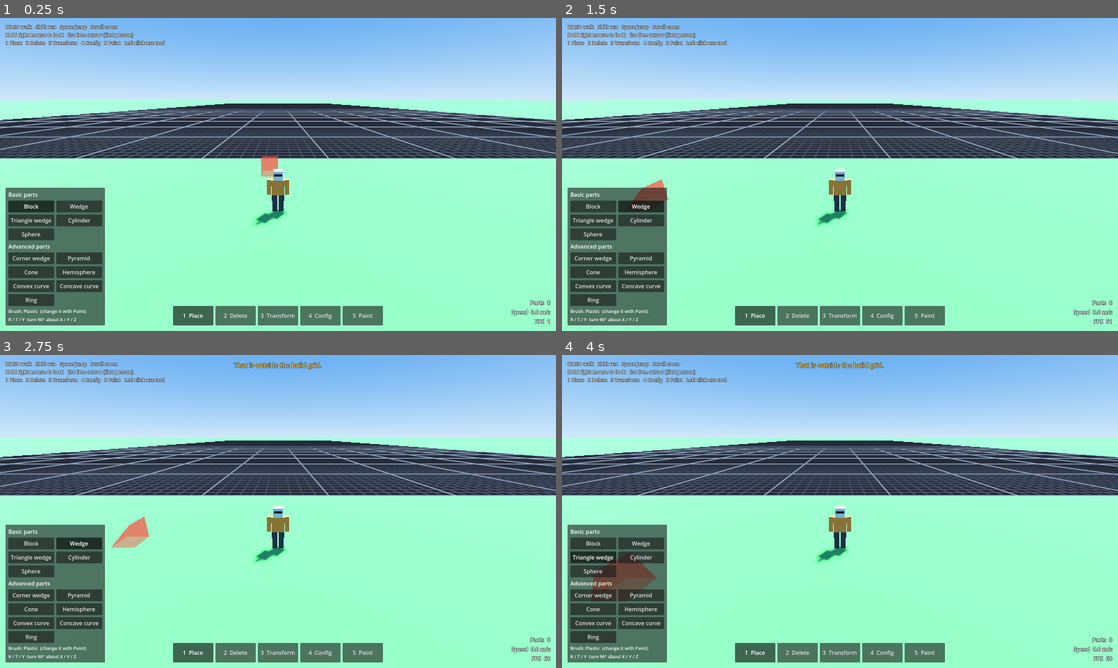
Above: before the commit, frames 1-4 (two rows, left to right).
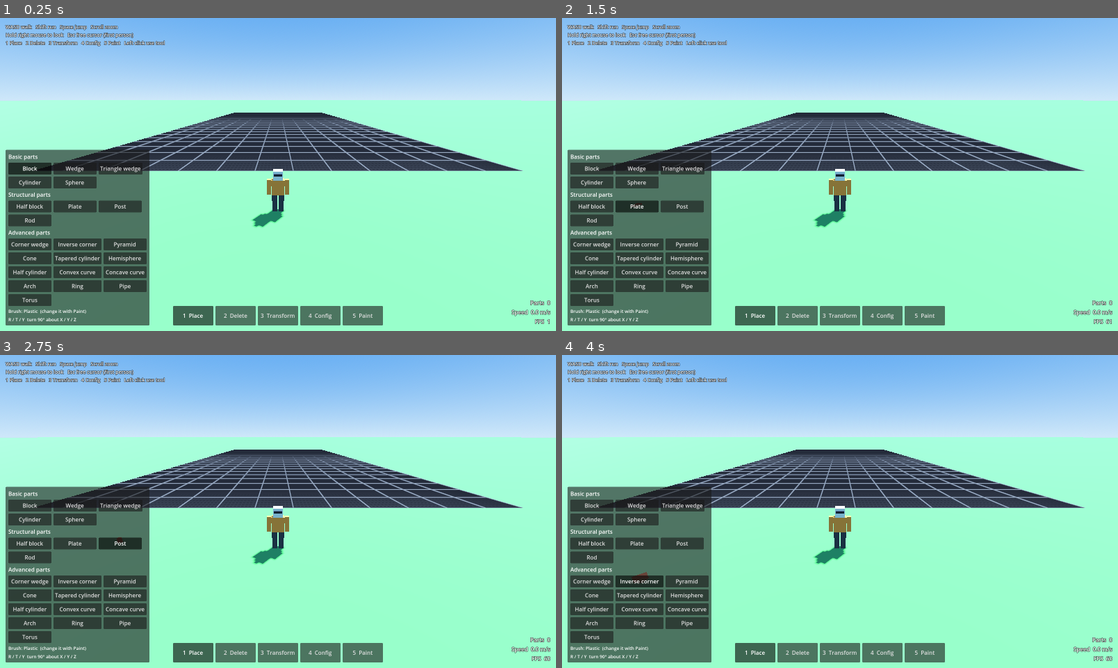
Above: after the commit, the same moments.

Repository: kinglinklink/Ideal-world
Game: Godot game, scene res://scenes/main.tscn
Same seed, same stepped clock (60 frames per second), same inputs: the game is played once before the commit and once after it.
Inputs (mouse positions are in pixels of both pictures, inside the frame that each line leads up to):
- Up to frame 1 (0.25 s): no input
- Up to frame 2 (1.5 s): click (589, 205) at 0.5 s, where only the run after the commit has a clickable "Half block"; click (639, 205) at 1.25 s, where only the run after the commit has a clickable "Plate"
- Up to frame 3 (2.75 s): click (122, 542) at 2 s, where only the run after the commit has a clickable "Post"
- Up to frame 4 (4 s): click (589, 558) at 2.75 s, where only the run after the commit has a clickable "Rod"; click (639, 580) at 3.5 s, where only the run after the commit has a clickable "Inverse corner"

The runs differ from the first frame. In frame 1, 23% of the frame differs, in the area x 0-100%, y 26-99%; in frame 2, 23%; in frame 3, 23%; in frame 4, 24%, in the area x 0-100%, y 2-99%.

Commit message:
Set the grid to 0.25 m cells; add ten shapes and sixteen materials
- CELL is now 0.25 m, so the pad is 32 x 64 m; step height, zoom, shadows
  and the center-of-mass marker follow the new scale
- New shapes: half block, plate, post, rod, inverse corner, tapered cylinder,
  half cylinder, arch, pipe, torus (22 in total, in three menu groups)
- New materials: cork, oak, nylon, acrylic, kevlar, magnesium, fiberglass,
  brick, granite, diamond, cast iron, brass, copper, silver, tungsten, gold
- Config shows sizes in blocks with meters alongside; menus use three columns

Co-Authored-By: Claude Fable 5.2 <noreply@anthropic.com>
Claude-Session: https://claude.ai/code/session_01FW2uxxz5D9zjM2SWGtZ9h4

Diff:
--- a/scripts/build_controller.gd
+++ b/scripts/build_controller.gd
@@ -64,8 +64,8 @@
 
 	_mass_marker = _new_marker("CentreOfMass")
 	var ball := SphereMesh.new()
-	ball.radius = 0.2 * Units.CELL
-	ball.height = 0.4 * Units.CELL
+	ball.radius = 0.4 * Units.CELL
+	ball.height = 0.8 * Units.CELL
 	_mass_marker.mesh = ball
 	var ball_material := StandardMaterial3D.new()
 	ball_material.albedo_color = MASS_MARKER
--- a/scripts/hud.gd
+++ b/scripts/hud.gd
@@ -191,12 +191,12 @@
 	var panel := _column()
 	for category in PartLibrary.CATEGORIES:
 		panel.add_child(_label("%s parts" % category))
-		var buttons := _grid_of(2)
+		var buttons := _grid_of(3)
 		panel.add_child(buttons)
 		for id in PartLibrary.part_ids():
 			if PartLibrary.category(id) != category:
 				continue
-			var part_button := _button(PartLibrary.part_name(id), 132.0, true)
+			var part_button := _button(PartLibrary.part_name(id), 124.0, true)
 			part_button.pressed.connect(_on_part_button.bind(id))
 			buttons.add_child(part_button)
 			_part_buttons[id] = part_button
@@ -225,7 +225,7 @@
 	_snap_option.focus_mode = Control.FOCUS_NONE
 	for stop in SNAP_STOPS:
 		var stop_cells: float = stop
-		_snap_option.add_item("%s m" % str(stop_cells * Units.CELL))
+		_snap_option.add_item("%s block" % str(stop_cells))
 	_snap_option.item_selected.connect(_on_snap_selected)
 	snap_row.add_child(_snap_option)
 	panel.add_child(snap_row)
@@ -278,13 +278,13 @@
 
 	for axis in 3:
 		var size_row := _row()
-		var caption := _label("Size %s (m)" % AXIS_NAMES[axis])
-		caption.custom_minimum_size = Vector2(96, 0)
+		var caption := _label("Size %s (blocks)" % AXIS_NAMES[axis])
+		caption.custom_minimum_size = Vector2(120, 0)
 		size_row.add_child(caption)
 		var spin := SpinBox.new()
-		spin.min_value = Units.UNIT
-		spin.max_value = 64.0 * Units.CELL
-		spin.step = Units.UNIT
+		spin.min_value = 1.0 / Units.UNITS_PER_CELL
+		spin.max_value = 64.0
+		spin.step = 1.0 / Units.UNITS_PER_CELL
 		spin.custom_minimum_size = Vector2(130, 0)
 		spin.select_all_on_focus = true
 		spin.value_changed.connect(_on_config_size.bind(axis))
@@ -304,10 +304,10 @@
 func _build_paint_panel() -> Control:
 	var panel := _column()
 	panel.add_child(_label("Materials"))
-	var materials := _grid_of(2)
+	var materials := _grid_of(3)
 	panel.add_child(materials)
 	for id in MaterialLibrary.ids():
-		var material_button := _button(MaterialLibrary.display_name(id), 132.0, true)
+		var material_button := _button(MaterialLibrary.display_name(id), 104.0, true)
 		material_button.tooltip_text = MaterialLibrary.tooltip(id)
 		material_button.pressed.connect(_on_material_button.bind(id))
 		materials.add_child(material_button)
@@ -414,7 +414,7 @@
 
 
 func _on_config_size(value: float, axis: int) -> void:
-	var accepted: bool = controller.set_config_size(axis, value / Units.CELL)
+	var accepted: bool = controller.set_config_size(axis, value)
 	if not accepted:
 		_refresh()   # put the old number back
 
@@ -437,7 +437,7 @@
 static func _mass_text(kilograms: float) -> String:
 	if kilograms >= 1000.0:
 		return "%.2f t" % (kilograms / 1000.0)
-	return "%.1f kg" % kilograms
+	return "%.2f kg" % kilograms
 
 
 ## Brings every button and label in line with the controller's state.
@@ -498,10 +498,12 @@
 		for spin_index in _config_spins.size():
 			var spin: SpinBox = _config_spins[spin_index]
 			spin.editable = true
-			spin.set_value_no_signal(size[spin_index] * Units.UNIT)
+			spin.set_value_no_signal(float(size[spin_index]) / Units.UNITS_PER_CELL)
 		var mass: float = BuildGrid.mass_of(record)
 		var strength: float = MaterialLibrary.info(material)["strength"]
-		_config_info.text = "Material: %s\nVolume: %.4f m³\nMass: %s\nHealth: %d HP" % [
+		var size_m: Vector3 = Units.to_metres(size)
+		_config_info.text = "Size: %.3f x %.3f x %.3f m\nMaterial: %s\nVolume: %.5f m³\nMass: %s\nHealth: %d HP" % [
+			size_m.x, size_m.y, size_m.z,
 			MaterialLibrary.display_name(material),
 			BuildGrid.volume_of(record),
 			_mass_text(mass),
--- a/scripts/main.gd
+++ b/scripts/main.gd
@@ -27,7 +27,7 @@
 	player.name = "Player"
 	# Start just outside the pad, looking along +Z across it.
 	var pad_size: Vector3 = grid.size_metres()
-	player.position = Vector3(pad_size.x * 0.5, 0.1, -8.0)
+	player.position = Vector3(pad_size.x * 0.5, 0.1, -5.0)
 	player.yaw = PI
 	add_child(player)
 
@@ -68,7 +68,7 @@
 	sun.rotation_degrees = Vector3(-52.0, -35.0, 0.0)
 	sun.light_energy = 1.2
 	sun.shadow_enabled = true
-	sun.directional_shadow_max_distance = 300.0
+	sun.directional_shadow_max_distance = 150.0
 	add_child(sun)
 
 
--- a/scripts/material_library.gd
+++ b/scripts/material_library.gd
@@ -1,5 +1,5 @@
 extends RefCounted
-## Building materials. Densities are real. Friction and strength are starting
+## Building materials, lightest first. Densities are real. Friction and strength are starting
 ## values to tune in play. Health of a block = its mass x strength.
 
 const DEFAULT_ID := "plastic"
@@ -10,28 +10,60 @@
 		"color": Color(0.93, 0.90, 0.78), "metallic": 0.0, "roughness": 0.95},
 	"balsa": {"name": "Balsa", "density": 150.0, "friction": 0.4, "strength": 8.0,
 		"color": Color(0.87, 0.76, 0.58), "metallic": 0.0, "roughness": 0.9},
+	"cork": {"name": "Cork", "density": 240.0, "friction": 0.7, "strength": 5.0,
+		"color": Color(0.70, 0.55, 0.38), "metallic": 0.0, "roughness": 0.95},
 	"wood": {"name": "Wood", "density": 600.0, "friction": 0.4, "strength": 10.0,
 		"color": Color(0.62, 0.44, 0.27), "metallic": 0.0, "roughness": 0.85},
+	"oak": {"name": "Oak", "density": 750.0, "friction": 0.45, "strength": 11.0,
+		"color": Color(0.50, 0.34, 0.20), "metallic": 0.0, "roughness": 0.8},
 	"ice": {"name": "Ice", "density": 917.0, "friction": 0.05, "strength": 1.0,
 		"color": Color(0.72, 0.88, 0.96), "metallic": 0.0, "roughness": 0.1},
 	"plastic": {"name": "Plastic", "density": 1050.0, "friction": 0.35, "strength": 6.0,
 		"color": Color(0.80, 0.82, 0.86), "metallic": 0.0, "roughness": 0.6},
 	"rubber": {"name": "Rubber", "density": 1100.0, "friction": 1.1, "strength": 8.0,
 		"color": Color(0.14, 0.14, 0.15), "metallic": 0.0, "roughness": 0.95},
+	"nylon": {"name": "Nylon", "density": 1150.0, "friction": 0.25, "strength": 9.0,
+		"color": Color(0.90, 0.89, 0.84), "metallic": 0.0, "roughness": 0.5},
+	"acrylic": {"name": "Acrylic", "density": 1180.0, "friction": 0.4, "strength": 5.0,
+		"color": Color(0.75, 0.90, 0.95), "metallic": 0.0, "roughness": 0.08},
+	"kevlar": {"name": "Kevlar", "density": 1440.0, "friction": 0.35, "strength": 45.0,
+		"color": Color(0.85, 0.72, 0.25), "metallic": 0.0, "roughness": 0.7},
 	"carbon_fiber": {"name": "Carbon fiber", "density": 1600.0, "friction": 0.3, "strength": 40.0,
 		"color": Color(0.22, 0.23, 0.26), "metallic": 0.2, "roughness": 0.45},
+	"magnesium": {"name": "Magnesium", "density": 1740.0, "friction": 0.45, "strength": 14.0,
+		"color": Color(0.74, 0.75, 0.77), "metallic": 0.75, "roughness": 0.45},
+	"fiberglass": {"name": "Fiberglass", "density": 1900.0, "friction": 0.35, "strength": 20.0,
+		"color": Color(0.82, 0.86, 0.78), "metallic": 0.0, "roughness": 0.55},
+	"brick": {"name": "Brick", "density": 1900.0, "friction": 0.7, "strength": 2.0,
+		"color": Color(0.66, 0.30, 0.22), "metallic": 0.0, "roughness": 1.0},
 	"concrete": {"name": "Concrete", "density": 2400.0, "friction": 0.8, "strength": 2.0,
 		"color": Color(0.62, 0.62, 0.60), "metallic": 0.0, "roughness": 1.0},
 	"glass": {"name": "Glass", "density": 2500.0, "friction": 0.4, "strength": 1.0,
 		"color": Color(0.70, 0.86, 0.90), "metallic": 0.0, "roughness": 0.05},
 	"aluminum": {"name": "Aluminum", "density": 2700.0, "friction": 0.6, "strength": 15.0,
 		"color": Color(0.80, 0.82, 0.84), "metallic": 0.8, "roughness": 0.35},
+	"granite": {"name": "Granite", "density": 2700.0, "friction": 0.65, "strength": 3.0,
+		"color": Color(0.50, 0.48, 0.50), "metallic": 0.0, "roughness": 0.85},
+	"diamond": {"name": "Diamond", "density": 3510.0, "friction": 0.1, "strength": 30.0,
+		"color": Color(0.80, 0.95, 1.00), "metallic": 0.1, "roughness": 0.02},
 	"titanium": {"name": "Titanium", "density": 4500.0, "friction": 0.5, "strength": 25.0,
 		"color": Color(0.60, 0.61, 0.64), "metallic": 0.8, "roughness": 0.4},
+	"cast_iron": {"name": "Cast iron", "density": 7200.0, "friction": 0.5, "strength": 5.0,
+		"color": Color(0.26, 0.27, 0.29), "metallic": 0.6, "roughness": 0.75},
 	"steel": {"name": "Steel", "density": 7850.0, "friction": 0.6, "strength": 10.0,
 		"color": Color(0.48, 0.50, 0.54), "metallic": 0.85, "roughness": 0.4},
+	"brass": {"name": "Brass", "density": 8500.0, "friction": 0.4, "strength": 7.0,
+		"color": Color(0.80, 0.65, 0.30), "metallic": 0.9, "roughness": 0.3},
+	"copper": {"name": "Copper", "density": 8960.0, "friction": 0.5, "strength": 6.0,
+		"color": Color(0.80, 0.47, 0.30), "metallic": 0.9, "roughness": 0.3},
+	"silver": {"name": "Silver", "density": 10490.0, "friction": 0.45, "strength": 3.0,
+		"color": Color(0.88, 0.88, 0.90), "metallic": 0.95, "roughness": 0.2},
 	"lead": {"name": "Lead", "density": 11340.0, "friction": 0.5, "strength": 1.0,
 		"color": Color(0.36, 0.37, 0.42), "metallic": 0.7, "roughness": 0.6},
+	"tungsten": {"name": "Tungsten", "density": 19250.0, "friction": 0.4, "strength": 8.0,
+		"color": Color(0.40, 0.41, 0.43), "metallic": 0.85, "roughness": 0.45},
+	"gold": {"name": "Gold", "density": 19300.0, "friction": 0.45, "strength": 1.0,
+		"color": Color(0.95, 0.77, 0.25), "metallic": 1.0, "roughness": 0.2},
 }
 
 static var _surface_cache: Dictionary = {}
--- a/scripts/part_library.gd
+++ b/scripts/part_library.gd
@@ -13,17 +13,29 @@
 	"triangle_wedge": ["Triangle wedge", "Basic", Vector3(1, 1, 1), 0.5, Vector3(0, -0.16667, 0), "convex"],
 	"cylinder": ["Cylinder", "Basic", Vector3(1, 1, 1), 0.785398, Vector3(0, 0, 0), "convex"],
 	"sphere": ["Sphere", "Basic", Vector3(1, 1, 1), 0.523599, Vector3(0, 0, 0), "convex"],
+	"slab": ["Half block", "Structural", Vector3(1, 0.5, 1), 1.0, Vector3(0, 0, 0), "box"],
+	"plate": ["Plate", "Structural", Vector3(1, 0.25, 1), 1.0, Vector3(0, 0, 0), "box"],
+	"post": ["Post", "Structural", Vector3(0.5, 1, 0.5), 1.0, Vector3(0, 0, 0), "box"],
+	"rod": ["Rod", "Structural", Vector3(0.25, 1, 0.25), 0.785398, Vector3(0, 0, 0), "convex"],
 	"corner_wedge": ["Corner wedge", "Advanced", Vector3(1, 1, 1), 0.166667, Vector3(-0.25, -0.25, -0.25), "convex"],
+	"inverse_corner": ["Inverse corner", "Advanced", Vector3(1, 1, 1), 0.833333, Vector3(-0.05, -0.05, -0.05), "convex"],
 	"pyramid": ["Pyramid", "Advanced", Vector3(1, 1, 1), 0.333333, Vector3(0, -0.25, 0), "convex"],
 	"cone": ["Cone", "Advanced", Vector3(1, 1, 1), 0.261799, Vector3(0, -0.25, 0), "convex"],
+	"frustum": ["Tapered cylinder", "Advanced", Vector3(1, 1, 1), 0.458149, Vector3(0, -0.10714, 0), "convex"],
 	"hemisphere": ["Hemisphere", "Advanced", Vector3(1, 0.5, 1), 0.523599, Vector3(0, -0.125, 0), "convex"],
+	"half_cylinder": ["Half cylinder", "Advanced", Vector3(1, 0.5, 1), 0.785398, Vector3(0, -0.07559, 0), "convex"],
 	"convex_curve": ["Convex curve", "Advanced", Vector3(1, 1, 1), 0.785398, Vector3(-0.07559, -0.07559, 0), "convex"],
 	"concave_curve": ["Concave curve", "Advanced", Vector3(1, 1, 1), 0.214602, Vector3(-0.27665, -0.27665, 0), "concave"],
+	"arch": ["Arch", "Advanced", Vector3(1, 1, 1), 0.748673, Vector3(0, 0.11086, 0), "concave"],
 	"ring": ["Ring", "Advanced", Vector3(1, 1, 1), 0.502655, Vector3(0, 0, 0), "concave"],
+	"pipe": ["Pipe", "Advanced", Vector3(1, 1, 1), 0.282743, Vector3(0, 0, 0), "concave"],
+	"torus": ["Torus", "Advanced", Vector3(1, 0.25, 1), 0.462637, Vector3(0, 0, 0), "concave"],
 }
 
-const CATEGORIES := ["Basic", "Advanced"]
+const CATEGORIES := ["Basic", "Structural", "Advanced"]
 const RING_INNER_RADIUS := 0.3   # of a unit ring whose outer radius is 0.5
+const PIPE_INNER_RADIUS := 0.4   # a thinner wall than the ring
+const ARCH_RADIUS := 0.4         # of the opening cut into a unit arch
 const CURVE_STEPS := 10
 
 static var _mesh_cache: Dictionary = {}
@@ -82,7 +94,7 @@
 			triangle.size = Vector3.ONE
 			triangle.left_to_right = 0.5
 			return triangle
-		"cylinder":
+		"cylinder", "rod":
 			var cylinder := CylinderMesh.new()
 			cylinder.top_radius = 0.5
 			cylinder.bottom_radius = 0.5
@@ -130,6 +142,60 @@
 				var angle := float(step) / float(CURVE_STEPS) * PI * 0.5
 				fillet.append(Vector2(0.5 - sin(angle), 0.5 - cos(angle)))
 			return _extrude(fillet)
+		"frustum":
+			var taper := CylinderMesh.new()
+			taper.top_radius = 0.25
+			taper.bottom_radius = 0.5
+			taper.height = 1.0
+			taper.radial_segments = 32
+			taper.rings = 1
+			return taper
+		"pipe":
+			return _lathe(PackedVector2Array([
+				Vector2(PIPE_INNER_RADIUS, -0.5), Vector2(0.5, -0.5),
+				Vector2(0.5, 0.5), Vector2(PIPE_INNER_RADIUS, 0.5),
+			]), 32)
+		"torus":
+			# An oval outline that becomes a true circle at the default 1 x 0.25 x 1 size.
+			var tube := PackedVector2Array()
+			for step in 16:
+				var angle := float(step) / 16.0 * TAU
+				tube.append(Vector2(0.375 + 0.125 * cos(angle), 0.5 * sin(angle)))
+			return _lathe(tube, 32)
+		"half_cylinder":
+			# Round side up, flat side down, running along Z.
+			var half_disc := PackedVector2Array()
+			for step in CURVE_STEPS * 2 + 1:
+				var angle := float(step) / float(CURVE_STEPS * 2) * PI
+				half_disc.append(Vector2(0.5 * cos(angle), -0.5 + sin(angle)))
+			return _extrude(half_disc)
+		"arch":
+			# A block with a half-round opening cut up into its underside.
+			var arch_outline := PackedVector2Array([Vector2(-0.5, -0.5), Vector2(-ARCH_RADIUS, -0.5)])
+			for step in range(1, CURVE_STEPS * 2):
+				var angle := PI - float(step) / float(CURVE_STEPS * 2) * PI
+				arch_outline.append(Vector2(ARCH_RADIUS * cos(angle), -0.5 + ARCH_RADIUS * sin(angle)))
+			arch_outline.append(Vector2(ARCH_RADIUS, -0.5))
+			arch_outline.append(Vector2(0.5, -0.5))
+			arch_outline.append(Vector2(0.5, 0.5))
+			arch_outline.append(Vector2(-0.5, 0.5))
+			return _extrude(arch_outline)
+		"inverse_corner":
+			# A block with its (+X, +Y, +Z) corner sliced off.
+			var c000 := Vector3(-0.5, -0.5, -0.5)
+			var c100 := Vector3(0.5, -0.5, -0.5)
+			var c010 := Vector3(-0.5, 0.5, -0.5)
+			var c001 := Vector3(-0.5, -0.5, 0.5)
+			var c110 := Vector3(0.5, 0.5, -0.5)
+			var c101 := Vector3(0.5, -0.5, 0.5)
+			var c011 := Vector3(-0.5, 0.5, 0.5)
+			return _from_triangles([
+				c000, c010, c011, c000, c011, c001,
+				c000, c100, c101, c000, c101, c001,
+				c000, c100, c110, c000, c110, c010,
+				c100, c110, c101, c010, c110, c011, c001, c101, c011,
+				c110, c101, c011,
+			])
 		"corner_wedge":
 			var a := Vector3(-0.5, -0.5, -0.5)
 			var b := Vector3(0.5, -0.5, -0.5)
--- a/scripts/player.gd
+++ b/scripts/player.gd
@@ -12,9 +12,8 @@
 const RUN_SPEED := 10.0       # m/s
 const JUMP_SPEED := 5.2       # m/s, about a 1.4 m jump
 const GRAVITY := 9.81         # m/s^2
-const STEP_HEIGHT := Units.CELL * 1.05   # walks straight up ledges one cell high
 const MOUSE_SENSITIVITY := 0.0025
-const ZOOM_MAX := 150.0       # metres behind the character
+const ZOOM_MAX := 80.0        # metres behind the character
 const EYE_HEIGHT := 1.6       # metres
 const PITCH_LIMIT := 1.5      # radians
 const BODY_RADIUS := 0.3
@@ -27,12 +26,16 @@
 
 var _turning := false         # right mouse button held
 var _step_offset := 0.0       # smooths the view after stepping up a ledge
+var _step_height := 0.55      # tallest ledge the character walks straight up, in metres
 var _pivot: Node3D
 var _camera: Camera3D
 var _model: Node3D
 
 
 func _ready() -> void:
+	# Always at least one grid cell, and never less than a tall stair.
+	_step_height = maxf(Units.CELL * 1.05, 0.55)
+
 	# A flat-bottomed cylinder stands on block edges more predictably than a capsule.
 	var collider := CollisionShape3D.new()
 	var cylinder := CylinderShape3D.new()
@@ -167,7 +170,7 @@
 		_model.rotation.y = lerp_angle(_model.rotation.y, target, 1.0 - exp(-12.0 * delta))
 
 
-## Climbs a ledge up to STEP_HEIGHT tall when walking into it.
+## Climbs a ledge up to _step_height tall when walking into it.
 ## Works by testing the move in three legs: up, forward, then back down.
 func _try_step_up(delta: float) -> bool:
 	var forward := Vector3(velocity.x, 0.0, velocity.z) * delta
@@ -176,7 +179,7 @@
 	var here := global_transform
 	if not test_move(here, forward):
 		return false   # nothing in the way
-	var up := Vector3(0.0, STEP_HEIGHT, 0.0)
+	var up := Vector3(0.0, _step_height, 0.0)
 	if test_move(here, up):
 		return false   # no head room
 	var raised := here.translated(up)
--- a/scripts/units.gd
+++ b/scripts/units.gd
@@ -5,7 +5,7 @@
 ## smallest increment the build tools allow: 0.005 of a grid cell. Whole numbers
 ## never pick up rounding error, however often a part is moved or resized.
 
-const CELL := 1.0                 # metres per grid cell
+const CELL := 0.25                # metres per grid cell
 const UNITS_PER_CELL := 200       # so one unit is 0.005 of a cell
 const HALF_CELL_UNITS := 100
 const UNIT := CELL / 200.0        # metres per unit
